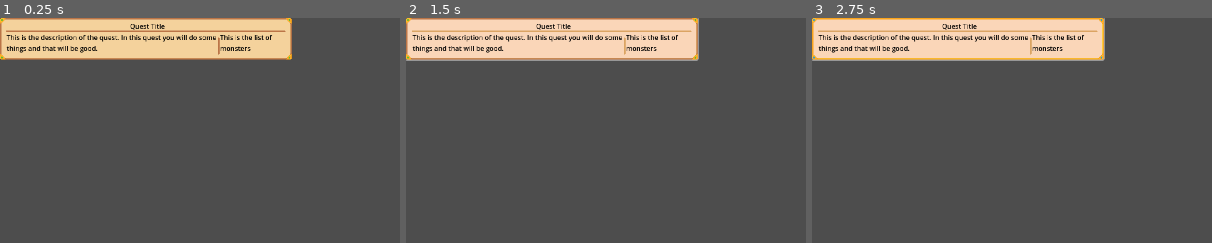
Above: before the commit, frames 1-3 (left to right).
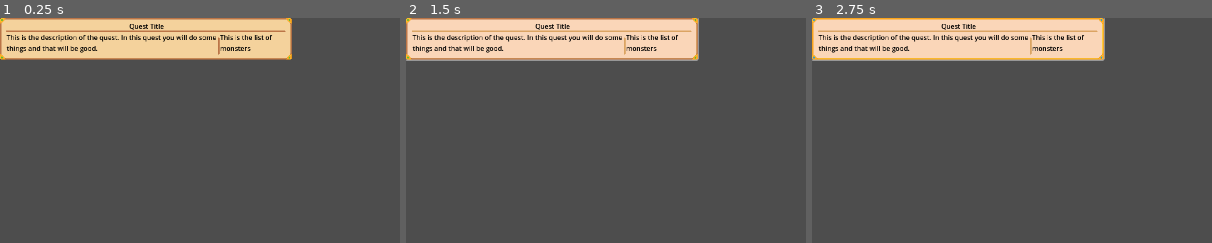
Above: after the commit, the same moments.

Repository: navtges3/PixelValley
Game: Godot game, scene res://scenes/ui/components/quest_button.tscn
Two runs of this game, one before a commit and one after it. Both use one fixed random seed, a clock stepped at 60 frames per second and the inputs below. This scene is started directly instead of the project's main scene.
Inputs (mouse positions are % of the whole screen's width and height, from its top left):
- Up to frame 1 (0.25 s): no input
- Up to frame 2 (1.5 s): click (18, 5) at 0.5 s; click (18, 5) at 1.25 s
- Up to frame 3 (2.75 s): click (18, 5) at 2 s
The pictures show only the part of the screen within x 0-50%, y 0-50%; the shares and areas given below are measured in that part.

The runs differ from the first frame. In frame 1, 0.1% of the frame differs, in the area x 32-42%, y 2-6%; in frame 2, 0.1%; in frame 3, 0.1%.

Commit message:
Implement load and new game popups; refactor game state management

Diff:
--- a/autoload/game_state.gd
+++ b/autoload/game_state.gd
@@ -12,9 +12,8 @@
 # ---------------------------------------------------------
 # GAME START FLOW
 # ---------------------------------------------------------
-func start_new_game(hero_inst: Hero, slot := 1) -> void:
+func start_new_game(slot := 1) -> void:
 	save_slot = slot
-	hero = hero_inst
 	village = DEFAULT_VILLAGE.duplicate()
 	quest_manager = QuestManager.new()
 	quest_manager.new_game()
--- a/autoload/save_manager.gd
+++ b/autoload/save_manager.gd
@@ -23,45 +23,49 @@
 	return FileAccess.file_exists(dir.path_join("meta.json"))
 
 static func save_game() -> void:
-	var slot = GameState.save_slot
-
-	_save_json(slot, "hero.json", {
+	var save_slot = GameState.save_slot
+
+	_save_json(save_slot, "hero.json", {
 		"data": _get_hero_data(GameState.hero)
 	})
 
-	_save_json(slot, "village.json", {
+	_save_json(save_slot, "village.json", {
 		"data": _get_village_data(GameState.village)
 	})
 
-	_save_json(slot, "quests.json", {
+	_save_json(save_slot, "quests.json", {
 		"data": _get_quests_data(GameState.quest_manager)
 	})
 
-	_save_json(slot, "meta.json", {
+	_save_json(save_slot, "meta.json", {
 		"hero_name": GameState.hero.name,
 		"level": GameState.hero.level,
 		"time": Time.get_datetime_string_from_system()
 	})
 
-	print("SaveManager: Saved game to slot %d" % slot)
-
-static func load_game() -> void:
-	var slot := GameState.save_slot
-
-	if not has_save_data(slot):
-		push_error("SaveManager: no save data found for slot %d" % slot)
+	print("SaveManager: Saved game to slot %d" % save_slot)
+
+static func load_game(save_slot: int = 1) -> void:
+	GameState.save_slot = save_slot
+
+	if not has_save_data(save_slot):
+		push_error("SaveManager: no save data found for slot %d" % save_slot)
 		return
 
-	var hero_json := _load_json(slot, "hero.json")
+	var hero_json := _load_json(save_slot, "hero.json")
 	GameState.hero = _load_hero(hero_json.get("data", {}))
 
-	var village_json := _load_json(slot, "village.json")
+	var village_json := _load_json(save_slot, "village.json")
 	GameState.village = _load_village(village_json.get("data", {}))
 
-	var quest_json := _load_json(slot, "quests.json")
+	var quest_json := _load_json(save_slot, "quests.json")
 	GameState.quest_manager = _load_quests(quest_json.get("data", {}))
 
-	print("SaveManager: Loaded game from slot %d" % slot)
+	print("SaveManager: Loaded game from slot %d" % save_slot)
+
+static func get_save_meta(slot: int = 1) -> Dictionary:
+	var meta_json := _load_json(slot, "meta.json")
+	return meta_json
 
 # ---------------------------------------------------------
 # LOW-LEVEL JSON HANDLING
--- a/scenes/ui/components/quest_button.tscn
+++ b/scenes/ui/components/quest_button.tscn
@@ -16,8 +16,8 @@
 layout_mode = 0
 offset_left = 16.0
 offset_top = 8.0
-offset_right = 692.0
-offset_bottom = 80.0
+offset_right = 688.0
+offset_bottom = 84.0
 
 [node name="TitleLabel" type="Label" parent="VBoxContainer"]
 layout_mode = 2
--- /dev/null
+++ b/scenes/ui/popups/load_popup.tscn
@@ -0,0 +1,73 @@
+[gd_scene load_steps=4 format=3 uid="uid://bcurrites3af"]
+
+[ext_resource type="Script" uid="uid://cv56v1xyoucqs" path="res://scripts/ui/popups/load_popup.gd" id="1_1y8ro"]
+[ext_resource type="Theme" uid="uid://cgbnpl6hlm7s2" path="res://assets/button_themes/regular/green_button.tres" id="1_6ykn1"]
+[ext_resource type="Theme" uid="uid://130ubmqd1h3b" path="res://assets/button_themes/regular/red_button.tres" id="2_u7f4j"]
+
+[node name="LoadPopup" type="PopupPanel"]
+oversampling_override = 1.0
+size = Vector2i(328, 564)
+visible = true
+script = ExtResource("1_1y8ro")
+
+[node name="VBoxContainer" type="VBoxContainer" parent="."]
+offset_left = 4.0
+offset_top = 4.0
+offset_right = 324.0
+offset_bottom = 560.0
+theme_override_constants/separation = 8
+
+[node name="TitleLabel" type="Label" parent="VBoxContainer"]
+layout_mode = 2
+text = "Load Game"
+horizontal_alignment = 1
+
+[node name="SlotButton1" type="Button" parent="VBoxContainer"]
+custom_minimum_size = Vector2(320, 90)
+layout_mode = 2
+theme = ExtResource("1_6ykn1")
+text = "Hero Name:
+Level: XX
+Last Played: YYYY-MM-DDTHH:MM:SS"
+alignment = 0
+
+[node name="SlotButton2" type="Button" parent="VBoxContainer"]
+custom_minimum_size = Vector2(320, 90)
+layout_mode = 2
+theme = ExtResource("1_6ykn1")
+text = "Hero Name:
+Level: XX
+Last Played: YYYY-MM-DDTHH:MM:SS"
+alignment = 0
+
+[node name="SlotButton3" type="Button" parent="VBoxContainer"]
+custom_minimum_size = Vector2(320, 90)
+layout_mode = 2
+theme = ExtResource("1_6ykn1")
+text = "Hero Name:
+Level: XX
+Last Played: YYYY-MM-DDTHH:MM:SS"
+alignment = 0
+
+[node name="SlotButton4" type="Button" parent="VBoxContainer"]
+custom_minimum_size = Vector2(320, 90)
+layout_mode = 2
+theme = ExtResource("1_6ykn1")
+text = "Hero Name:
+Level: XX
+Last Played: YYYY-MM-DDTHH:MM:SS"
+alignment = 0
+
+[node name="SlotButton5" type="Button" parent="VBoxContainer"]
+custom_minimum_size = Vector2(320, 90)
+layout_mode = 2
+theme = ExtResource("2_u7f4j")
+text = "Empty Slot"
+
+[node name="BackButton" type="Button" parent="VBoxContainer"]
+custom_minimum_size = Vector2(96, 32)
+layout_mode = 2
+size_flags_horizontal = 0
+size_flags_vertical = 4
+theme = ExtResource("2_u7f4j")
+text = "Back"
--- /dev/null
+++ b/scenes/ui/popups/new_game_popup.tscn
@@ -0,0 +1,77 @@
+[gd_scene load_steps=4 format=3 uid="uid://cw4dm1x3j5e12"]
+
+[ext_resource type="Theme" uid="uid://cgbnpl6hlm7s2" path="res://assets/button_themes/regular/green_button.tres" id="1_2h4ry"]
+[ext_resource type="Script" uid="uid://bfiqtcx4e3s5r" path="res://scripts/ui/popups/new_game_popup.gd" id="1_wn2t3"]
+[ext_resource type="Theme" uid="uid://130ubmqd1h3b" path="res://assets/button_themes/regular/red_button.tres" id="2_wn2t3"]
+
+[node name="NewGamePopup" type="PopupPanel"]
+oversampling_override = 1.0
+size = Vector2i(328, 564)
+visible = true
+script = ExtResource("1_wn2t3")
+
+[node name="VBoxContainer" type="VBoxContainer" parent="."]
+offset_left = 4.0
+offset_top = 4.0
+offset_right = 324.0
+offset_bottom = 560.0
+theme_override_constants/separation = 8
+
+[node name="TitleLabel" type="Label" parent="VBoxContainer"]
+layout_mode = 2
+text = "New Game"
+horizontal_alignment = 1
+
+[node name="SlotButton1" type="Button" parent="VBoxContainer"]
+custom_minimum_size = Vector2(320, 90)
+layout_mode = 2
+theme = ExtResource("1_2h4ry")
+text = "Hero Name:
+Level: XX
+Last Played: YYYY-MM-DDTHH:MM:SS"
+alignment = 0
+
+[node name="SlotButton2" type="Button" parent="VBoxContainer"]
+custom_minimum_size = Vector2(320, 90)
+layout_mode = 2
+theme = ExtResource("1_2h4ry")
+text = "Hero Name:
+Level: XX
+Last Played: YYYY-MM-DDTHH:MM:SS"
+alignment = 0
+
+[node name="SlotButton3" type="Button" parent="VBoxContainer"]
+custom_minimum_size = Vector2(320, 90)
+layout_mode = 2
+theme = ExtResource("1_2h4ry")
+text = "Hero Name:
+Level: XX
+Last Played: YYYY-MM-DDTHH:MM:SS"
+alignment = 0
+
+[node name="SlotButton4" type="Button" parent="VBoxContainer"]
+custom_minimum_size = Vector2(320, 90)
+layout_mode = 2
+theme = ExtResource("1_2h4ry")
+text = "Hero Name:
+Level: XX
+Last Played: YYYY-MM-DDTHH:MM:SS"
+alignment = 0
+
+[node name="SlotButton5" type="Button" parent="VBoxContainer"]
+custom_minimum_size = Vector2(320, 90)
+layout_mode = 2
+theme = ExtResource("1_2h4ry")
+text = "Hero Name:
+Level: XX
+Last Played: YYYY-MM-DDTHH:MM:SS"
+alignment = 0
+
+[node name="BackButton" type="Button" parent="VBoxContainer"]
+custom_minimum_size = Vector2(96, 32)
+layout_mode = 2
+size_flags_horizontal = 0
+size_flags_vertical = 4
+theme = ExtResource("2_wn2t3")
+text = "Back
+"
--- a/scenes/ui/screens/main_menu_screen.tscn
+++ b/scenes/ui/screens/main_menu_screen.tscn
@@ -6,6 +6,7 @@
 [ext_resource type="Theme" uid="uid://phfh7c5hwx1n" path="res://assets/button_themes/regular/yellow_button.tres" id="4_3cs86"]
 [ext_resource type="Theme" uid="uid://130ubmqd1h3b" path="res://assets/button_themes/regular/red_button.tres" id="5_bd2wy"]
 [ext_resource type="PackedScene" uid="uid://bxmcs3dj7nfvs" path="res://scenes/ui/popups/options_popup.tscn" id="6_pqlu1"]
+[ext_resource type="PackedScene" uid="uid://bcurrites3af" path="res://scenes/ui/popups/load_popup.tscn" id="7_pfh6i"]
 
 [sub_resource type="LabelSettings" id="LabelSettings_l72w3"]
 font_size = 32
@@ -80,3 +81,6 @@
 
 [node name="OptionsPopup" parent="." instance=ExtResource("6_pqlu1")]
 visible = false
+
+[node name="LoadPopup" parent="." instance=ExtResource("7_pfh6i")]
+visible = false
--- a/scenes/ui/screens/new_game_screen.tscn
+++ b/scenes/ui/screens/new_game_screen.tscn
@@ -1,6 +1,7 @@
-[gd_scene load_steps=4 format=3 uid="uid://y1lpa1n51x43"]
+[gd_scene load_steps=5 format=3 uid="uid://y1lpa1n51x43"]
 
 [ext_resource type="Script" uid="uid://dw56ke2y7ajcx" path="res://scripts/ui/screens/new_game_screen.gd" id="1_dm5gj"]
+[ext_resource type="PackedScene" uid="uid://cw4dm1x3j5e12" path="res://scenes/ui/popups/new_game_popup.tscn" id="4_bkijf"]
 [ext_resource type="Theme" uid="uid://130ubmqd1h3b" path="res://assets/button_themes/regular/red_button.tres" id="4_rq6u8"]
 [ext_resource type="Theme" uid="uid://cgbnpl6hlm7s2" path="res://assets/button_themes/regular/green_button.tres" id="5_5p1ja"]
 
@@ -78,3 +79,6 @@
 layout_mode = 2
 theme = ExtResource("5_5p1ja")
 text = "Create Hero"
+
+[node name="NewGamePopup" parent="." instance=ExtResource("4_bkijf")]
+visible = false
--- /dev/null
+++ b/scripts/ui/popups/load_popup.gd
@@ -0,0 +1,49 @@
+extends PopupPanel
+
+const GREEN_BUTTON = preload("uid://cgbnpl6hlm7s2")
+const RED_BUTTON = preload("uid://130ubmqd1h3b")
+
+@onready var slot_buttons: Array[Button] = [
+	$VBoxContainer/SlotButton1,
+	$VBoxContainer/SlotButton2,
+	$VBoxContainer/SlotButton3,
+	$VBoxContainer/SlotButton4,
+	$VBoxContainer/SlotButton5
+]
+@onready var back_button: Button = $VBoxContainer/BackButton
+
+func _ready() -> void:
+	back_button.pressed.connect(_on_back_button_pressed)
+	populate_slots()
+
+func populate_slots() -> void:
+	for i in slot_buttons.size():
+		var button := slot_buttons[i]
+		var slot_index := i + 1
+		var meta := SaveManager.get_save_meta(slot_index)
+
+		if meta.is_empty():
+			setup_empty_slot(button)
+		else:
+			setup_filled_slot(button, meta, slot_index)
+
+func setup_empty_slot(button: Button) -> void:
+	button.text = "Empty Slot"
+	button.alignment = HORIZONTAL_ALIGNMENT_CENTER
+	button.theme = RED_BUTTON
+
+func setup_filled_slot(button: Button, meta: Dictionary, slot_index: int) -> void:
+	var hero_name = meta.get("hero_name", "Unknown")
+	var level = meta.get("level", 1)
+	var last_played = meta.get("time", "Unknown")
+
+	button.text = "%s\nLevel: %d\nLast Played: %s" % [hero_name, level, last_played]
+	button.alignment = HORIZONTAL_ALIGNMENT_LEFT
+	button.theme = GREEN_BUTTON
+	button.pressed.connect(func():
+		SaveManager.load_game(slot_index)
+		ScreenManager.go_to_screen(ScreenManager.ScreenName.VILLAGE)
+	)
+
+func _on_back_button_pressed():
+	self.hide()
--- /dev/null
+++ b/scripts/ui/popups/new_game_popup.gd
@@ -0,0 +1,49 @@
+extends PopupPanel
+
+const GREEN_BUTTON = preload("uid://cgbnpl6hlm7s2")
+const RED_BUTTON = preload("uid://130ubmqd1h3b")
+
+@onready var slot_buttons: Array[Button] = [
+	$VBoxContainer/SlotButton1,
+	$VBoxContainer/SlotButton2,
+	$VBoxContainer/SlotButton3,
+	$VBoxContainer/SlotButton4,
+	$VBoxContainer/SlotButton5
+]
+@onready var back_button: Button = $VBoxContainer/BackButton
+
+func _ready() -> void:
+	back_button.pressed.connect(_on_back_button_pressed)
+	populate_slots()
+
+func populate_slots() -> void:
+	for i in slot_buttons.size():
+		var button := slot_buttons[i]
+		var slot_index := i + 1
+		var meta := SaveManager.get_save_meta(slot_index)
+
+		if meta.is_empty():
+			setup_empty_slot(button)
+		else:
+			setup_filled_slot(button, meta)
+		button.pressed.connect(func():
+			GameState.start_new_game(slot_index)
+			ScreenManager.go_to_screen(ScreenManager.ScreenName.VILLAGE)
+		)
+
+func setup_empty_slot(button: Button) -> void:
+	button.text = "Empty Slot"
+	button.alignment = HORIZONTAL_ALIGNMENT_CENTER
+	button.theme = RED_BUTTON
+
+func setup_filled_slot(button: Button, meta: Dictionary) -> void:
+	var hero_name = meta.get("hero_name", "Unknown")
+	var level = meta.get("level", 1)
+	var last_played = meta.get("time", "Unknown")
+
+	button.text = "%s\nLevel: %d\nLast Played: %s" % [hero_name, level, last_played]
+	button.alignment = HORIZONTAL_ALIGNMENT_LEFT
+	button.theme = GREEN_BUTTON
+
+func _on_back_button_pressed() -> void:
+	self.hide()
--- a/scripts/ui/screens/main_menu_screen.gd
+++ b/scripts/ui/screens/main_menu_screen.gd
@@ -1,6 +1,8 @@
 extends Control
 
 @onready var options_popup = $OptionsPopup
+@onready var load_popup: PopupPanel = $LoadPopup
+
 @onready var new_game_button = $"MarginContainer/VBoxContainer/New Game"
 @onready var load_game_button = $"MarginContainer/VBoxContainer/Load Game"
 @onready var options_button = $MarginContainer/VBoxContainer/Options
@@ -23,9 +25,7 @@
 	ScreenManager.go_to_screen(ScreenManager.ScreenName.NEW_GAME)
 
 func _on_load_game_button_pressed():
-	GameState.load_game()
-	if GameState.hero and GameState.village:
-		ScreenManager.go_to_screen(ScreenManager.ScreenName.VILLAGE)
+	load_popup.popup_centered()
 
 func _on_options_button_pressed():
 	options_popup.popup_centered()
--- a/scripts/ui/screens/new_game_screen.gd
+++ b/scripts/ui/screens/new_game_screen.gd
@@ -1,4 +1,6 @@
 extends Control
+
+@onready var new_game_popup: PopupPanel = $NewGamePopup
 
 @onready var hero_class = $VBoxContainer/HBoxContainer/HeroInfoContainer/HeroClassLabel
 @onready var hero_name = $VBoxContainer/HBoxContainer/HeroInfoContainer/HeroName
@@ -49,13 +51,14 @@
 	check_create_button_state()
 
 func _on_back_button_pressed() -> void:
+	GameState.hero = null
 	ScreenManager.go_to_screen(ScreenManager.ScreenName.MAIN_MENU)
 
 func _on_create_button_pressed() -> void:
 	var new_hero = hero_selected.duplicate()
 	new_hero.name = hero_name.text
-	GameState.start_new_game(new_hero)
-	ScreenManager.go_to_screen(ScreenManager.ScreenName.VILLAGE)
+	GameState.hero = new_hero
+	new_game_popup.popup_centered()
 
 func _on_line_edit_text_changed(_new_text):
 	check_create_button_state()
Not shown: 1 places in scenes/ui/screens/main_menu_screen.tscn that only renumber resources
Not shown, added: scripts/ui/popups/load_popup.gd.uid
Not shown, added: scripts/ui/popups/new_game_popup.gd.uid
